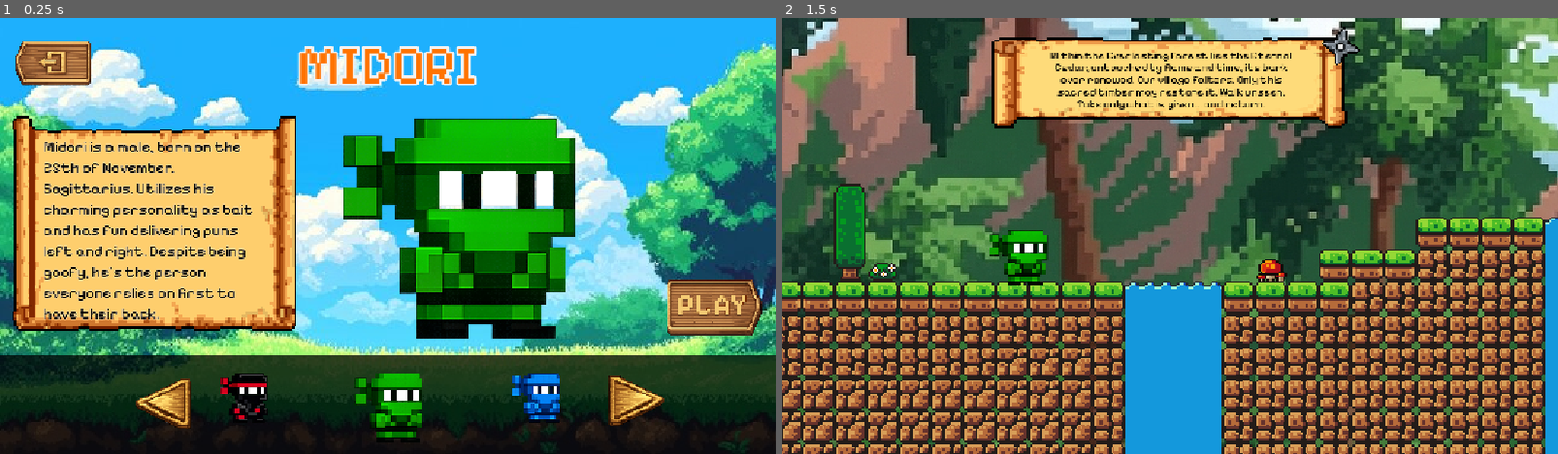
Above: before the commit, frames 1-2 (left to right).
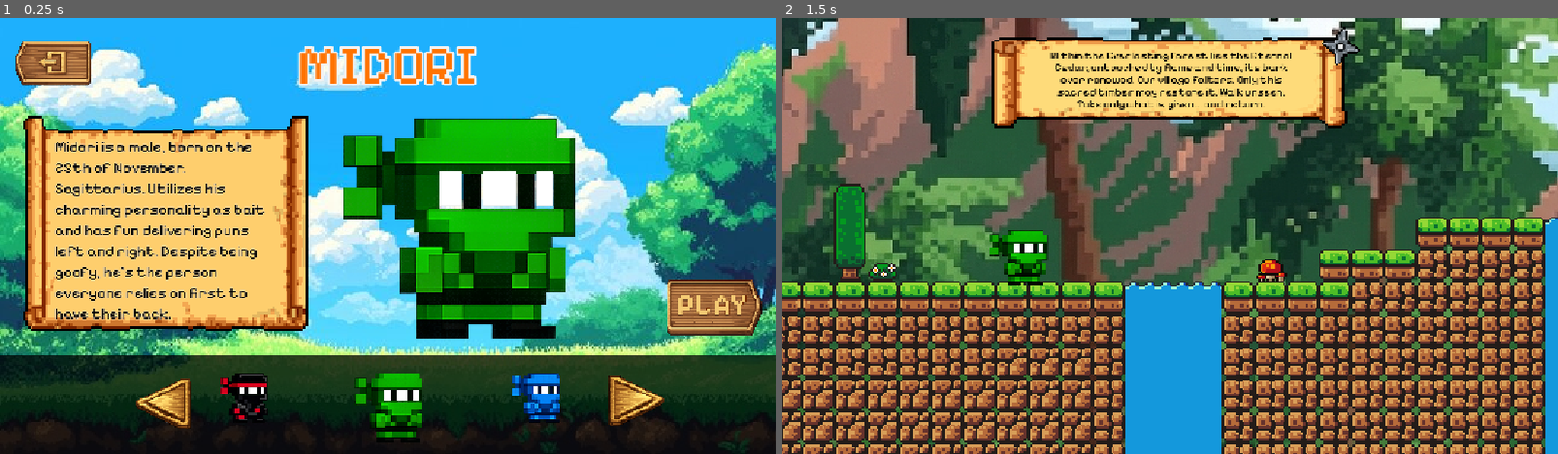
Above: after the commit, the same moments.

Repository: marckienriquez/ninjabbles-repo
Game: Godot game, scene res://scene/character_select.tscn
Two runs of this game, one before a commit and one after it. Both use one fixed random seed, a clock stepped at 60 frames per second and the inputs below. This scene is started directly instead of the project's main scene.
Inputs (mouse positions are in pixels of both pictures, inside the frame that each line leads up to):
- Up to frame 1 (0.25 s): no input
- Up to frame 2 (1.5 s): click (1495, 310) at 0.5 s; tap Enter (ui_accept) at 1.25 s; drag from (1022, 253) to (1247, 140) at 1.27 s

The runs differ from the first frame. In frame 1, 8.4% of the frame differs, in the area x 1-40%, y 22-72%; in frame 2, nothing differs.

Commit message:
fix wall bug

Diff:
--- a/scene/character_select.tscn
+++ b/scene/character_select.tscn
@@ -31,6 +31,7 @@
 grow_horizontal = 2
 grow_vertical = 2
 texture = ExtResource("2_oo4xk")
+expand_mode = 1
 
 [node name="Selection_bar" type="TextureRect" parent="." unique_id=324703992]
 layout_mode = 1
@@ -44,6 +45,7 @@
 texture = ExtResource("3_5m43v")
 
 [node name="Back" type="TextureButton" parent="." unique_id=1981358304]
+clip_contents = true
 layout_mode = 0
 offset_left = 6.0
 offset_top = 32.999996
@@ -53,6 +55,7 @@
 texture_normal = ExtResource("4_lkekb")
 
 [node name="Play" type="TextureButton" parent="." unique_id=160264536]
+clip_contents = true
 layout_mode = 0
 offset_left = 965.0
 offset_top = 370.0
@@ -67,6 +70,7 @@
 sprite_frames = ExtResource("6_d4oux")
 
 [node name="move_right" type="TextureButton" parent="." unique_id=494554928]
+clip_contents = true
 layout_mode = 1
 anchors_preset = 3
 anchor_left = 1.0
@@ -83,6 +87,7 @@
 texture_normal = ExtResource("7_f43ms")
 
 [node name="move_left" type="TextureButton" parent="." unique_id=32483952]
+clip_contents = true
 layout_mode = 1
 offset_left = 200.0
 offset_top = 535.0
@@ -94,9 +99,9 @@
 
 [node name="desc_bg" type="TextureRect" parent="." unique_id=303915952]
 layout_mode = 0
-offset_left = 18.000002
+offset_left = 35.0
 offset_top = 145.0
-offset_right = 620.8571
+offset_right = 637.8571
 offset_bottom = 602.1428
 scale = Vector2(0.7, 0.7)
 texture = ExtResource("8_sq00v")
@@ -125,9 +130,9 @@
 anchors_preset = 4
 anchor_top = 0.5
 anchor_bottom = 0.5
-offset_left = 64.0
+offset_left = 81.0
 offset_top = -131.0
-offset_right = 395.0
+offset_right = 412.0
 offset_bottom = 114.0
 grow_vertical = 2
 theme_override_colors/font_color = Color(0, 0, 0, 1)
--- a/scene/instruction_screen.tscn
+++ b/scene/instruction_screen.tscn
@@ -23,11 +23,18 @@
 script = ExtResource("1_rd28n")
 
 [node name="scroll" type="TextureRect" parent="." unique_id=1015370918]
-layout_mode = 0
-offset_left = 110.0
-offset_top = 48.0
-offset_right = 1043.0
-offset_bottom = 590.0
+layout_mode = 1
+anchors_preset = 8
+anchor_left = 0.5
+anchor_top = 0.5
+anchor_right = 0.5
+anchor_bottom = 0.5
+offset_left = -466.5
+offset_top = -271.0
+offset_right = 466.5
+offset_bottom = 271.0
+grow_horizontal = 2
+grow_vertical = 2
 texture = ExtResource("1_dcchn")
 expand_mode = 1
 stretch_mode = 5
--- a/scene/instructions_scene.tscn
+++ /dev/null
@@ -1,57 +0,0 @@
-[gd_scene format=3 uid="uid://bl6mhc5u4hohf"]
-
-[ext_resource type="Texture2D" uid="uid://b6qca3bcm0v2y" path="res://asset/others/scroll-long.png" id="1_napv6"]
-[ext_resource type="Texture2D" uid="uid://cw7jqa5fid72l" path="res://asset/others/shuriken.png" id="2_m6kxi"]
-[ext_resource type="FontFile" uid="uid://3qsftis2m7nf" path="res://asset/PixelifySans-VariableFont_wght.ttf" id="3_o7qu1"]
-
-[sub_resource type="StyleBoxEmpty" id="StyleBoxEmpty_rldx7"]
-
-[node name="Instructions" type="TextureRect" unique_id=323049410]
-anchors_preset = -1
-anchor_left = 0.499
-anchor_top = 0.049000002
-anchor_right = 0.499
-anchor_bottom = 0.049000002
-offset_left = -264.84802
-offset_top = -13.752001
-offset_right = 264.90198
-offset_bottom = 120.248
-grow_horizontal = 2
-texture = ExtResource("1_napv6")
-
-[node name="CloseInstructionsButton" type="Button" parent="." unique_id=167173745]
-layout_mode = 1
-anchors_preset = -1
-anchor_left = 0.98
-anchor_top = 0.101
-anchor_right = 0.98
-anchor_bottom = 0.101
-offset_left = -29.15503
-offset_top = -29.533998
-offset_right = 28.84497
-offset_bottom = 29.466
-grow_horizontal = 0
-theme_override_styles/normal = SubResource("StyleBoxEmpty_rldx7")
-icon = ExtResource("2_m6kxi")
-expand_icon = true
-
-[node name="Label" type="Label" parent="." unique_id=1323980421]
-layout_mode = 1
-anchors_preset = 8
-anchor_left = 0.5
-anchor_top = 0.5
-anchor_right = 0.5
-anchor_bottom = 0.5
-offset_left = -217.5
-offset_top = -42.5
-offset_right = 217.5
-offset_bottom = 42.5
-grow_horizontal = 2
-grow_vertical = 2
-theme_override_colors/font_color = Color(0, 0, 0, 1)
-theme_override_fonts/font = ExtResource("3_o7qu1")
-theme_override_font_sizes/font_size = 20
-text = "sorry marc sorry rye"
-horizontal_alignment = 1
-vertical_alignment = 1
-uppercase = true
--- a/scene/splash_screen.tscn
+++ b/scene/splash_screen.tscn
@@ -54,10 +54,14 @@
 script = ExtResource("1_tft06")
 
 [node name="TextureRect" type="TextureRect" parent="." unique_id=1123010661]
-layout_mode = 0
-offset_right = 1153.0
-offset_bottom = 648.0
+layout_mode = 1
+anchors_preset = 15
+anchor_right = 1.0
+anchor_bottom = 1.0
+grow_horizontal = 2
+grow_vertical = 2
 texture = ExtResource("2_0u0qq")
+expand_mode = 1
 
 [node name="TextureRect2" type="TextureRect" parent="." unique_id=1900869644]
 layout_mode = 1
--- a/scripts/avatar_greenie.gd
+++ b/scripts/avatar_greenie.gd
@@ -31,6 +31,7 @@
 var is_climbing: bool = false
 var is_jumping: bool = false
 var last_safe_position: Vector2
+
 const FALL_THRESHOLD = 200.0
 const SPEED = 200.0
 const JUMP_VELOCITY = -300.0
@@ -40,17 +41,15 @@
 	last_safe_position = global_position
 	apply_selected_character()
 
-
 func apply_selected_character():
 	var selected_name = GlobalData.selected_character
 
 	if character_frames.has(selected_name):
 		$AnimatedSprite2D.sprite_frames = character_frames[selected_name]
-		$AnimatedSprite2D.play("idle")
 	else:
 		$AnimatedSprite2D.sprite_frames = character_frames["MIDORI"]
-		$AnimatedSprite2D.play("idle")
-
+
+	$AnimatedSprite2D.play("idle")
 	$AnimatedSprite2D.scale = Vector2(0.16, 0.16)
 
 func run_commands(commands: Array[String]):
@@ -83,10 +82,32 @@
 
 func move_in_direction(dir: Vector2):
 	play_sfx(sfx_move)
-	var tween = create_tween()
-	tween.tween_property(self, "position:x", position.x + dir.x * 35, 0.4)
-	await tween.finished
-	velocity.y = 0
+
+	var distance := 35.0
+	var duration := 0.4
+	var elapsed := 0.0
+	var start_x := global_position.x
+	var target_x := start_x + dir.x * distance
+
+	while elapsed < duration:
+		var delta := get_physics_process_delta_time()
+		elapsed += delta
+
+		var remaining_x := target_x - global_position.x
+		var step_x := dir.x * (distance / duration) * delta
+
+		if abs(step_x) > abs(remaining_x):
+			step_x = remaining_x
+
+		velocity.x = step_x / delta
+		move_and_slide()
+
+		if is_on_wall():
+			break
+
+		await get_tree().physics_frame
+
+	velocity.x = 0
 
 var jump_count: int = 0
 
@@ -96,34 +117,24 @@
 	var current_jump_id = jump_count
 	is_jumping = true
 
-	# 1. Force the direction
 	var forward_multiplier = 1 if right else -1
 
-	# 2. Apply slanted velocity
 	velocity.y = JUMP_VELOCITY
-	velocity.x = 10 * forward_multiplier # Increased for a clearer slant
-
-	# 3. CRITICAL: Wait more than one frame
-	# This prevents the script from thinking it "landed" instantly
-	# while still touching the floor from the first jump.
+	velocity.x = 10 * forward_multiplier
+
 	for i in range(5):
 		await get_tree().process_frame
 
-	# 4. Wait until we land on the surface shown in image_026f42.png
 	while not is_on_floor():
-		# Re-assert horizontal velocity in the loop if it's being lost
 		velocity.x = 50.0 * forward_multiplier
 		await get_tree().process_frame
 
-	# 5. Only stop if this is the latest jump
 	if current_jump_id == jump_count:
 		velocity.x = 0
 		is_jumping = false
 
 signal character_clicked
 
-
-
 func climb():
 	if current_ladder == null:
 		return
@@ -131,32 +142,22 @@
 	is_climbing = true
 	play_sfx(sfx_climb)
 
-	# We use a while loop to keep climbing as long as we are on a ladder
 	while current_ladder != null:
 		var ladder_top_y = current_ladder.global_position.y - current_ladder.ladder_height / 2.0
 		var character_half_height = $CollisionShape2D.shape.size.y / 2.0
-		var locked_x = global_position.x
-
-		# Move up this specific segment
+
 		while global_position.y - character_half_height > ladder_top_y:
 			global_position.y -= 2
 			await get_tree().process_frame
-			# If we enter a new ladder during this frame,
-			# 'current_ladder' will be updated by the Area2D signal automatically
-
-		# Small buffer check: If we are at the top of the current segment,
-		# but current_ladder has been updated to a NEW segment above, keep going.
-		# Otherwise, we've reached the very top of the stack.
+
 		await get_tree().process_frame
+
 		if not is_on_new_ladder_segment():
 			break
 
 	is_climbing = false
 
-# Helper to check if we are still overlapping a ladder area
 func is_on_new_ladder_segment() -> bool:
-	# This ensures that if we exited one ladder but entered another,
-	# current_ladder is still valid.
 	return current_ladder != null
 
 func _input_event(viewport, event, shape_idx):
@@ -165,29 +166,25 @@
 			print("avatar clicked")
 			character_clicked.emit()
 
-# Update your _physics_process to respect the jump
 func _physics_process(delta: float) -> void:
 	if is_climbing:
 		velocity = Vector2.ZERO
 		move_and_slide()
 		return
 
-	# THE FIX: Continuously save the position whenever we are safely on the floor
 	if is_on_floor() and not is_jumping:
 		last_safe_position = global_position
 
-	# Standard gravity logic
 	if not is_on_floor():
 		velocity += get_gravity() * delta
 
-	# Check if we fell off the map
 	if global_position.y > FALL_THRESHOLD:
 		play_sfx(sfx_dead)
 		reset_to_last_safe_spot()
 
-	# MODIFIED: Only handle movement if NOT in a controlled jump
 	if not is_jumping:
 		var direction := Input.get_axis("ui_left", "ui_right")
+
 		if direction:
 			velocity.x = direction * SPEED
 		else:
@@ -197,70 +194,79 @@
 
 func slide():
 	play_sfx(sfx_slide)
+
 	var forward = Vector2.RIGHT if right else Vector2.LEFT
-	var slide_distance = 100 # Adjust based on your tile size
-	var target_pos = position + (forward * slide_distance)
-
-	# 1. Shrink collision to pass through small gaps
-	# Assuming your CollisionShape2D is a RectangleShape2D
+	var slide_distance := 100.0
+	var slide_speed := 180.0
+	var moved := 0.0
+
 	var original_size = $CollisionShape2D.shape.size
 	$CollisionShape2D.shape.size.y = original_size.y / 2
-	position.y += original_size.y / 4 # Shift down to stay on floor
-
-	# 2. Animate the slide move
-	var tween = create_tween()
-	tween.tween_property(self, "position", target_pos, 0.8)\
-		.set_trans(Tween.TRANS_QUART).set_ease(Tween.EASE_OUT)
-
-	await tween.finished
-
-	# 3. Restore collision size
+	position.y += original_size.y / 4
+
+	while moved < slide_distance:
+		var delta := get_physics_process_delta_time()
+		var step := slide_speed * delta
+
+		if moved + step > slide_distance:
+			step = slide_distance - moved
+
+		velocity.x = forward.x * slide_speed
+		move_and_slide()
+
+		if is_on_wall():
+			break
+
+		moved += step
+		await get_tree().physics_frame
+
+	velocity.x = 0
+
 	$CollisionShape2D.shape.size = original_size
 	position.y -= original_size.y / 4
 
 func punch():
 	play_sfx(sfx_punch)
+
 	var forward = Vector2.RIGHT if right else Vector2.LEFT
 
-	# 1. Visual Lunge
 	var tween = create_tween()
 	tween.tween_property(self, "position", position + (forward * 10), 0.1)
 	tween.tween_property(self, "position", position, 0.1)
 
-	# 2. Get the RayCast
 	var ray = get_node_or_null("PunchRay")
+
 	if ray != null:
-		# Short target so we only hit what is directly in front
 		ray.target_position = Vector2(30 if right else -30, 0)
 		ray.force_raycast_update()
 
 		if ray.is_colliding():
 			var collider = ray.get_collider()
-			# Check for TileMap or the newer TileMapLayer[cite: 2]
+
 			if collider is TileMap or (ClassDB.class_exists("TileMapLayer") and collider is TileMapLayer):
 				_break_vertical_stack(collider, ray.get_collision_point(), forward)
 
 	await tween.finished
 
 func _break_vertical_stack(tile_map, hit_pos: Vector2, forward: Vector2):
-	# Tiny 1-pixel offset ensures we stay inside the tile we just hit[cite: 2]
 	var internal_hit_pos = hit_pos + (forward * 1)
 	var map_pos = tile_map.local_to_map(tile_map.to_local(internal_hit_pos))
 
 	var tiles_to_check = [
-		map_pos,                  # The block at the hit point[cite: 2]
-		map_pos + Vector2i(0, -1) # The block directly above it[cite: 2]
+		map_pos,
+		map_pos + Vector2i(0, -1)
 	]
 
 	for pos in tiles_to_check:
 		var tile_data = tile_map.get_cell_tile_data(0, pos)
-		# Verify that 'is_breakable' is checked in your TileSet editor[cite: 2]
+
 		if tile_data and tile_data.get_custom_data("is_breakable"):
 			tile_map.erase_cell(0, pos)
 
 func reset_to_last_safe_spot():
 	var backward_direction = -1 if right else 1
 	var offset = Vector2(backward_direction * 35, 0)
+
 	global_position = last_safe_position + offset
-	velocity = Vector2.ZERO # Stop all falling momentum
-	is_jumping = false      # Reset jump state if they fell during a jump
+	velocity = Vector2.ZERO
+	is_jumping = false
Not shown, changed: export_presets.cfg
Not shown, added: NinjabblesV01.apk
Not shown, added: NinjabblesV01.apk.idsig
Not shown, added: NinjabblesV02.apk
Not shown, added: NinjabblesV02.apk.idsig
